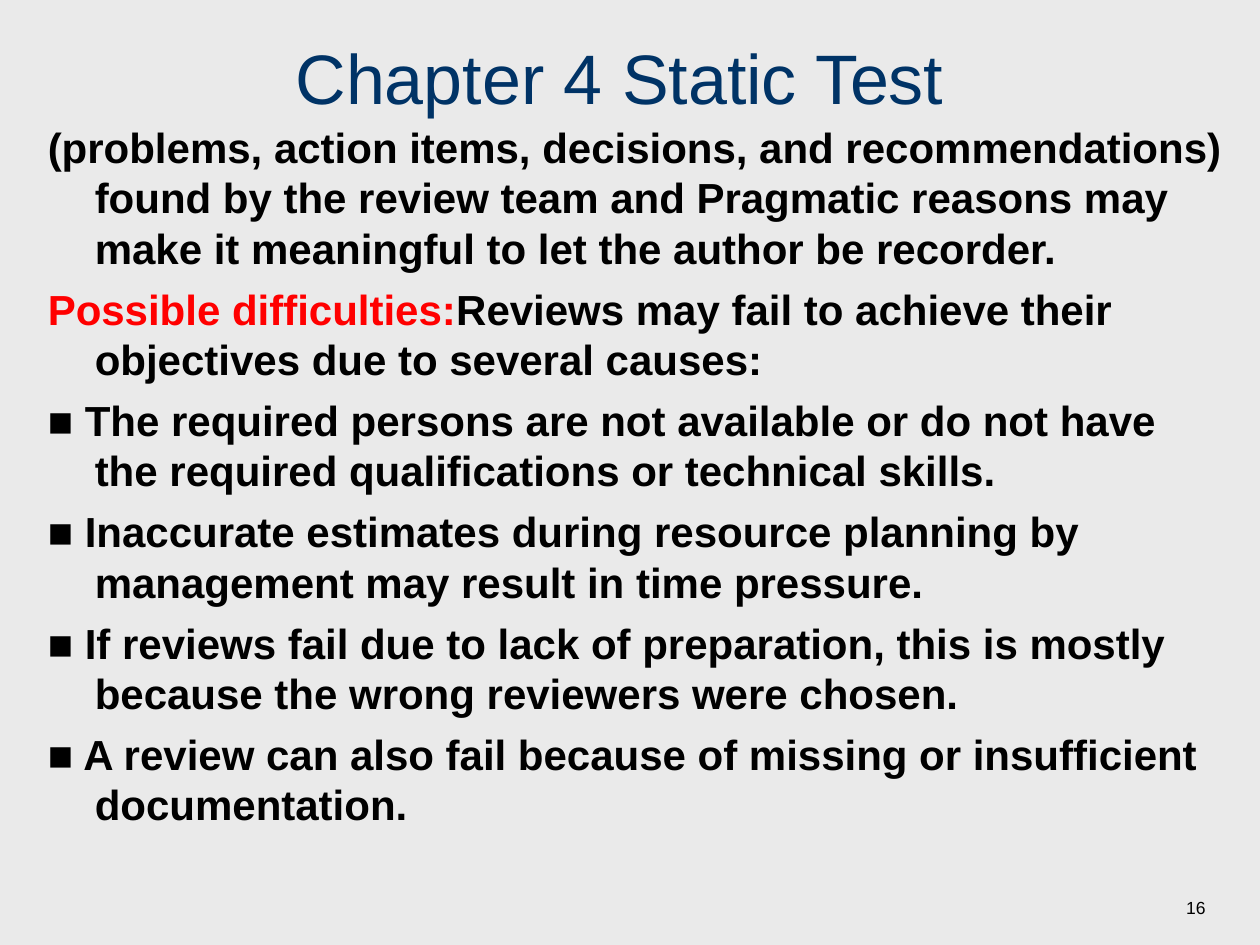
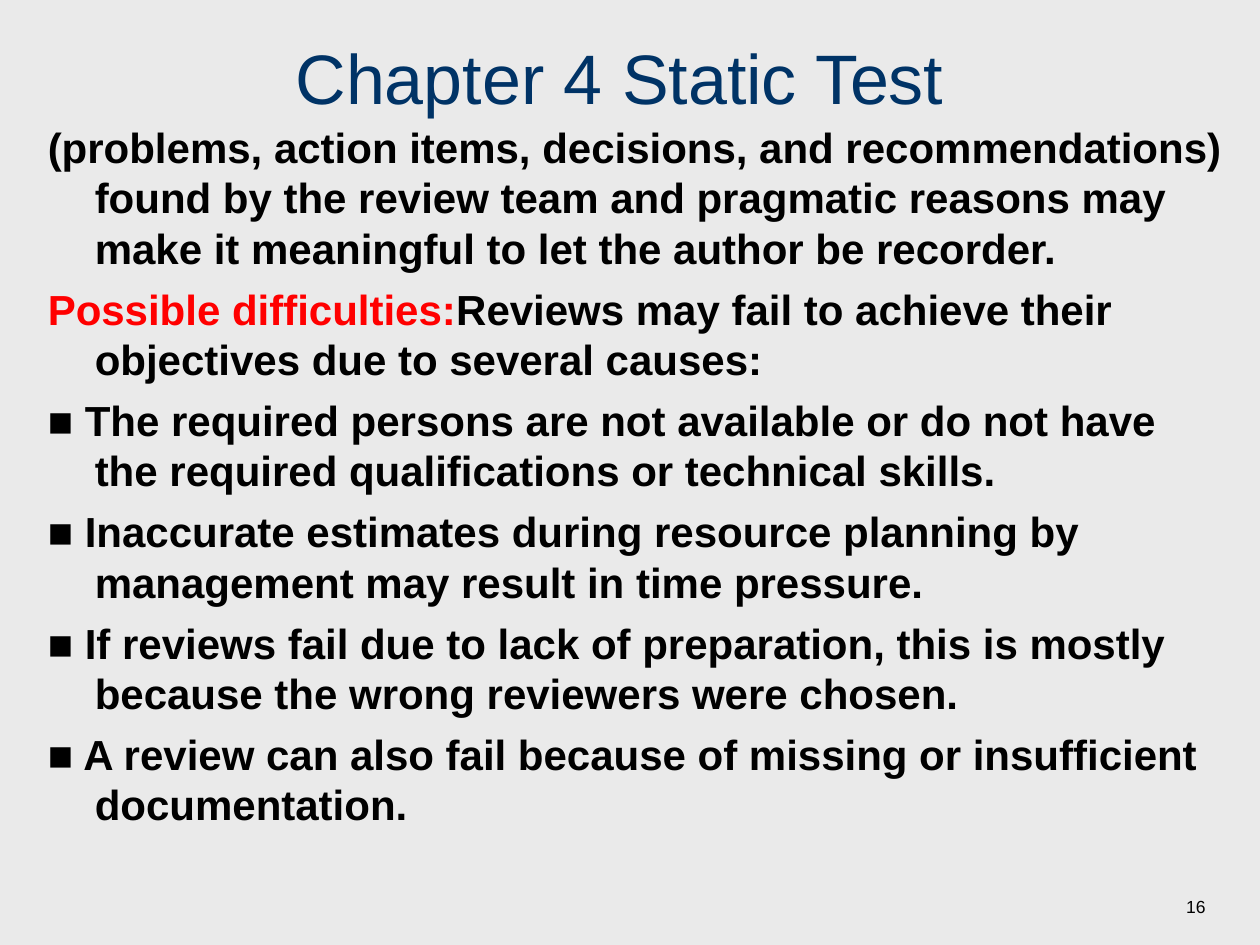
Before and after one commit to wu-hao-ze/All-assignments-and-projects-for-software-engineering-courses-at-Tongji-University, a slide deck: slide 16 of 软件测试/课件/Chapter 4 Static Test.ppt. Drawn at 1260x945 pixels with LibreOffice and Linux fonts; fonts in the diff are those of the drawing. Boxes give left, top, right and bottom in pixels: in the first picture for what was removed or moved away, otherwise in the second. Text is boxed around its words. In the diff, an @@ line names an element or a change of style, - is before the commit and + after.

```diff
--- a/软件测试/课件/Chapter 4 Static Test.ppt
+++ b/软件测试/课件/Chapter 4 Static Test.ppt
@@ text at (48, 132, 1221, 272): text changed @@
-(problems, action items, decisions, and recommendations) found by the review team and Pragmatic reasons may make it meaningful to let the author be recorder.
+(problems, action items, decisions, and recommendations) found by the review team and pragmatic reasons may make it meaningful to let the author be recorder.
```
Also in this commit, not shown: 14 other slides changed, 27 other files.
